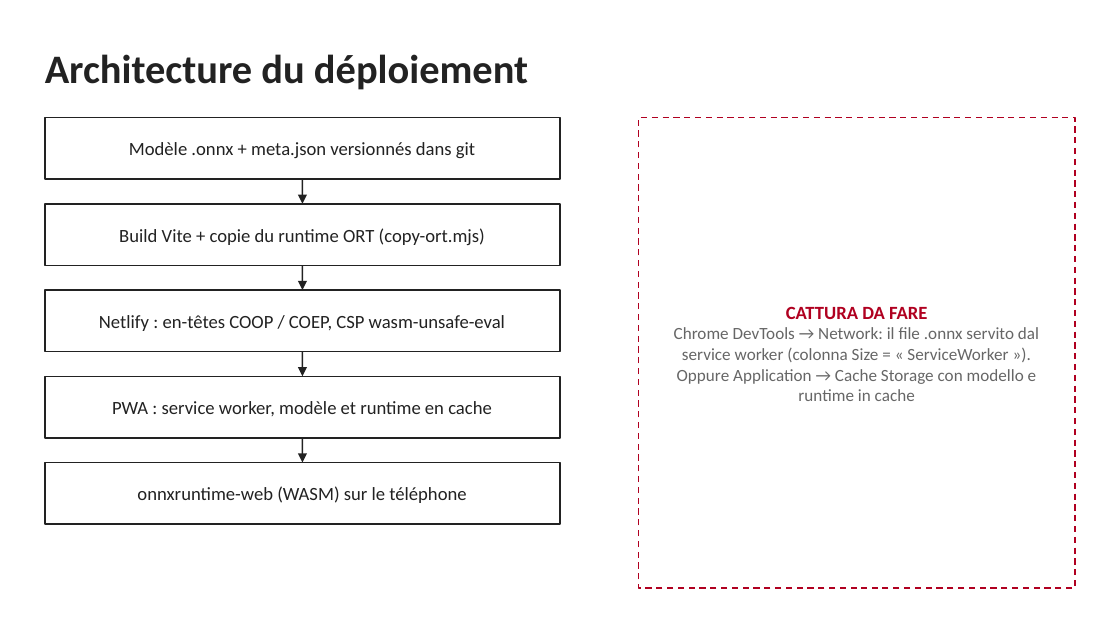
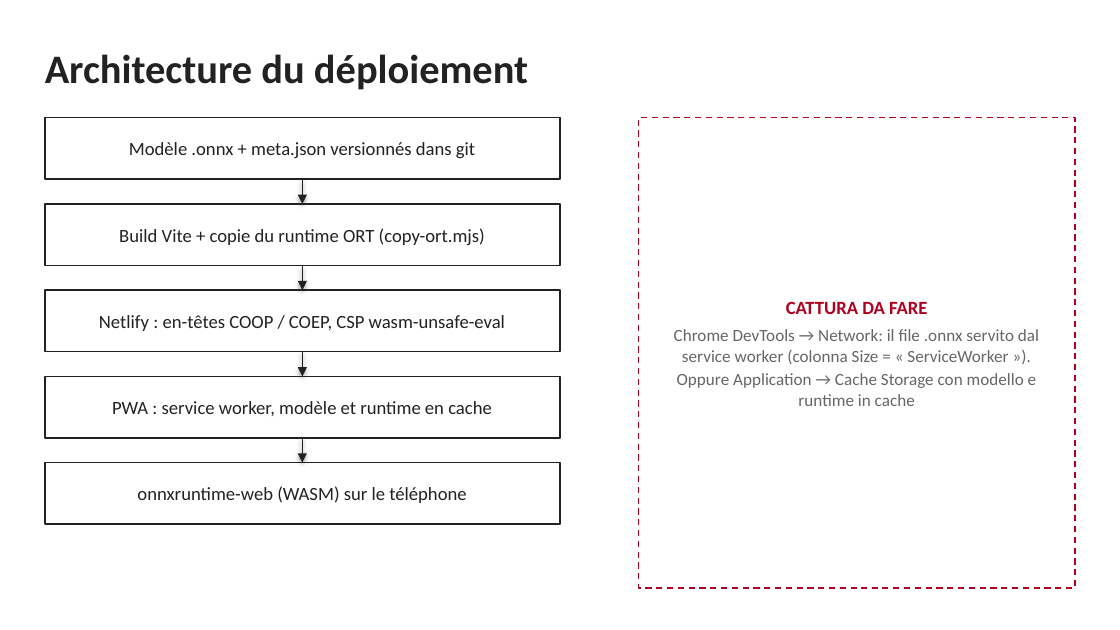
Before and after one commit to Simone-Me/food-recognition, a slide deck: slide 12 of docs/presentazione_mlops.pptx. Drawn at 1120x630 pixels with LibreOffice and Linux fonts; fonts in the diff are those of the drawing. Boxes give left, top, right and bottom in pixels: in the first picture for what was removed or moved away, otherwise in the second. Text is boxed around its words. In the diff, an @@ line names an element or a change of style, - is before the commit and + after.

```diff
--- a/docs/presentazione_mlops.pptx
+++ b/docs/presentazione_mlops.pptx
@@ text "CATTURA DA FARE" at <box>674,301,1039,406</box>: more space between paragraphs @@
@@ fill #FFFFFF to none in 5 elements at <box>638,118,1075,588</box>, <box>45,204,560,265</box>, <box>45,290,560,352</box>, <box>45,376,560,438</box>, <box>45,463,560,524</box> @@
```
Also in this commit, not shown: 16 other slides changed, 1 other file.
